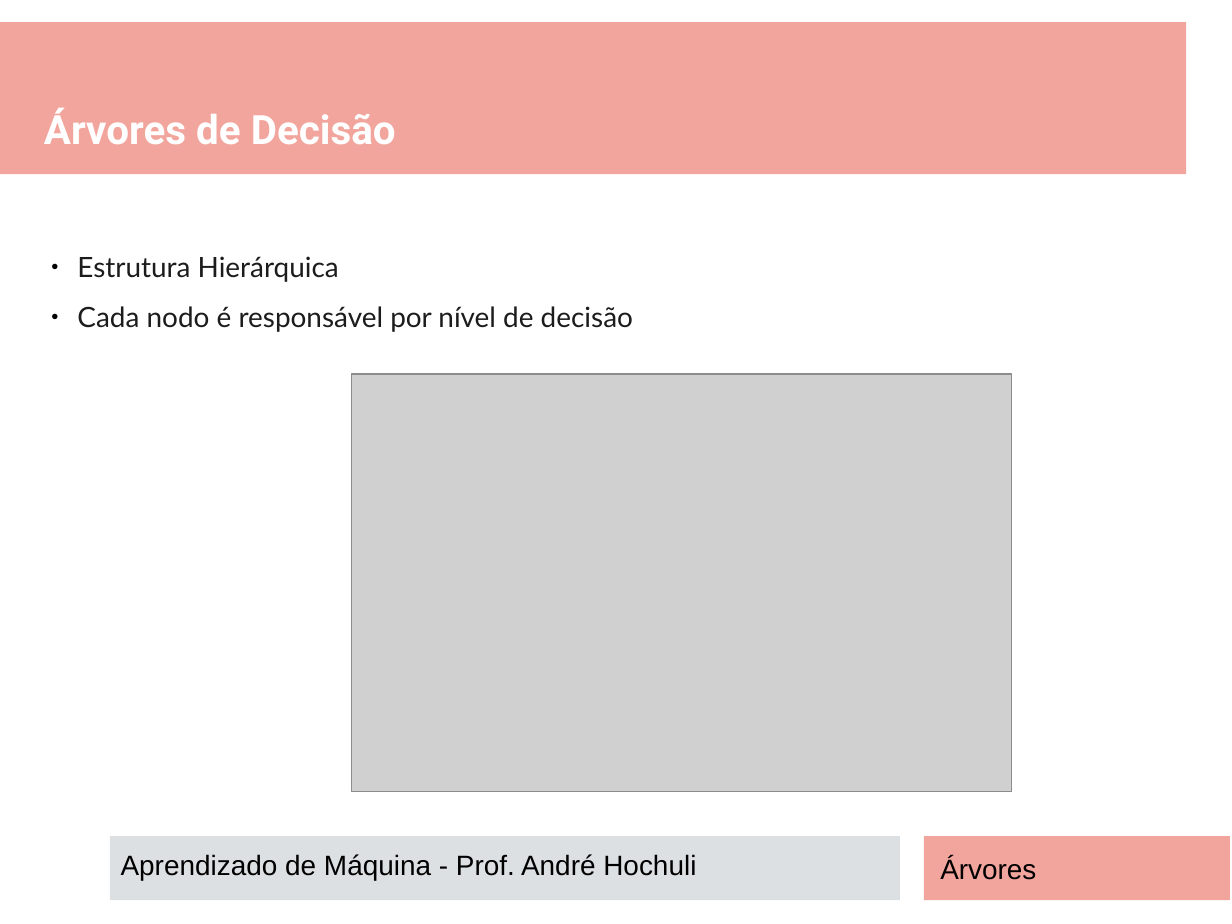
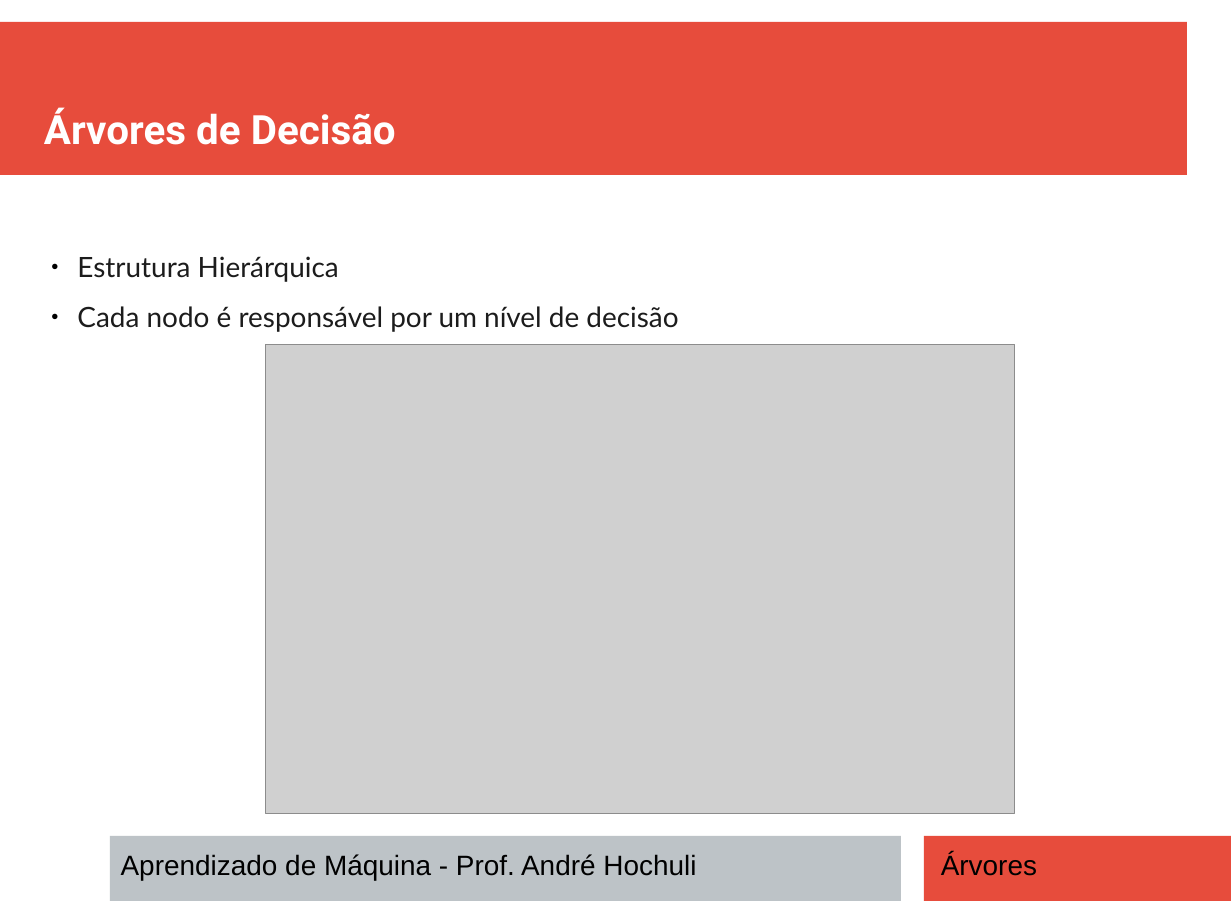
Before and after one commit to andrehochuli/teaching, a slide deck: slide 4 of AprendizadoMaquina/Tópico 02 - Aprendizado Supervisionado/ARVORES DECISÃO/Tópico 02 - Aprendizado-Supervisionado - Arvores.pptx. Drawn at 1232x924 pixels with LibreOffice and Linux fonts; fonts in the diff are those of the drawing; grey boxes stand for pictures. Boxes give left, top, right and bottom in pixels: in the first picture for what was removed or moved away, otherwise in the second. Text is boxed around its words. In the diff, an @@ line names an element or a change of style, - is before the commit and + after.

```diff
--- a/AprendizadoMaquina/Tópico 02 - Aprendizado Supervisionado/ARVORES DECISÃO/Tópico 02 - Aprendizado-Supervisionado - Arvores.pptx
+++ b/AprendizadoMaquina/Tópico 02 - Aprendizado Supervisionado/ARVORES DECISÃO/Tópico 02 - Aprendizado-Supervisionado - Arvores.pptx
@@ rectangle at [0, 22, 1187, 176]: fill #E74C3C at 50% opacity to #E74C3C @@
@@ text at [77, 306, 678, 332]: text changed @@
-● Cada nodo é responsável por nível de decisão
+● Cada nodo é responsável por um nível de decisão
@@ picture: place and size @@
-picture at [352, 375, 1012, 793]
+picture at [265, 344, 1015, 814]
@@ rectangle at [110, 836, 901, 901]: fill #BDC3C7 at 50% opacity to #BDC3C7 @@
@@ rectangle at [925, 836, 1232, 901]: fill #E74C3C at 50% opacity to #E74C3C @@
@@ text "Árvores": place and size @@
-text "Árvores" at [940, 857, 1036, 880]
+text "Árvores" at [941, 853, 1037, 876]
```
Also in this commit, not shown: 15 other slides changed, 1 slide added, 1 other file.
